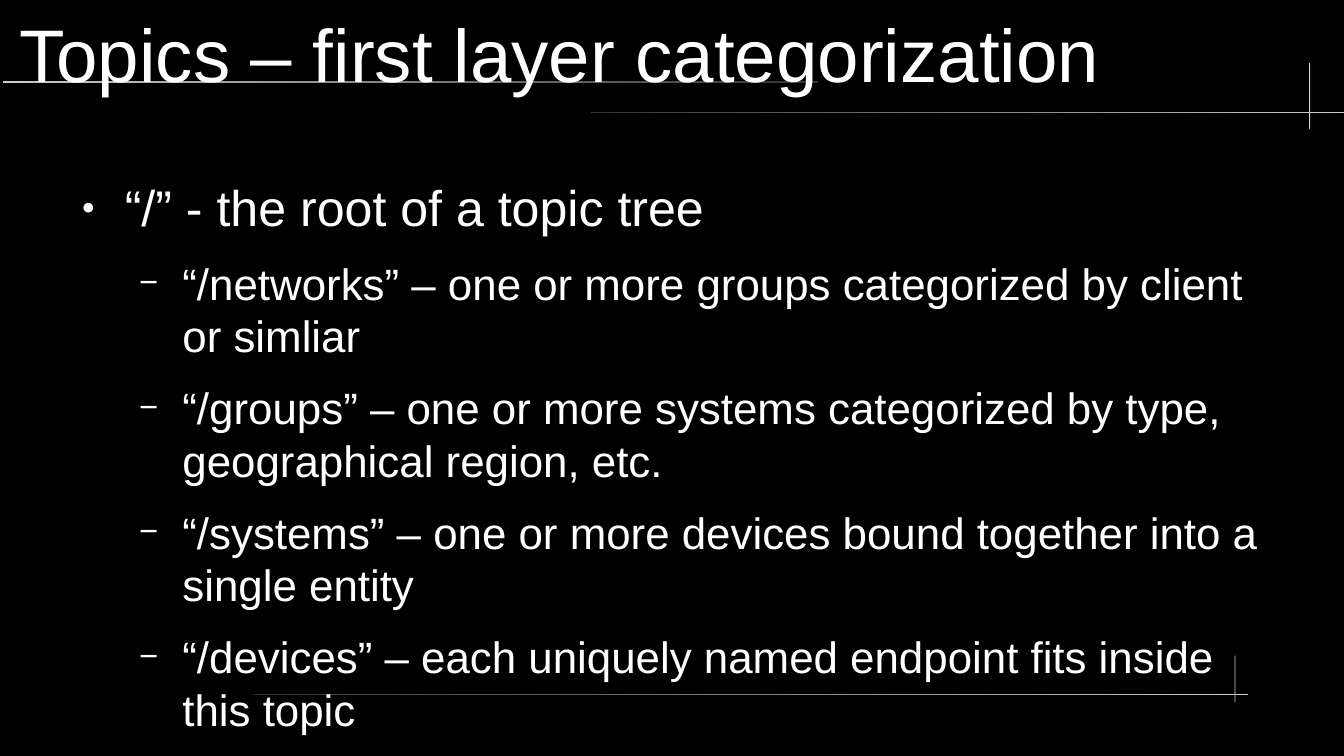
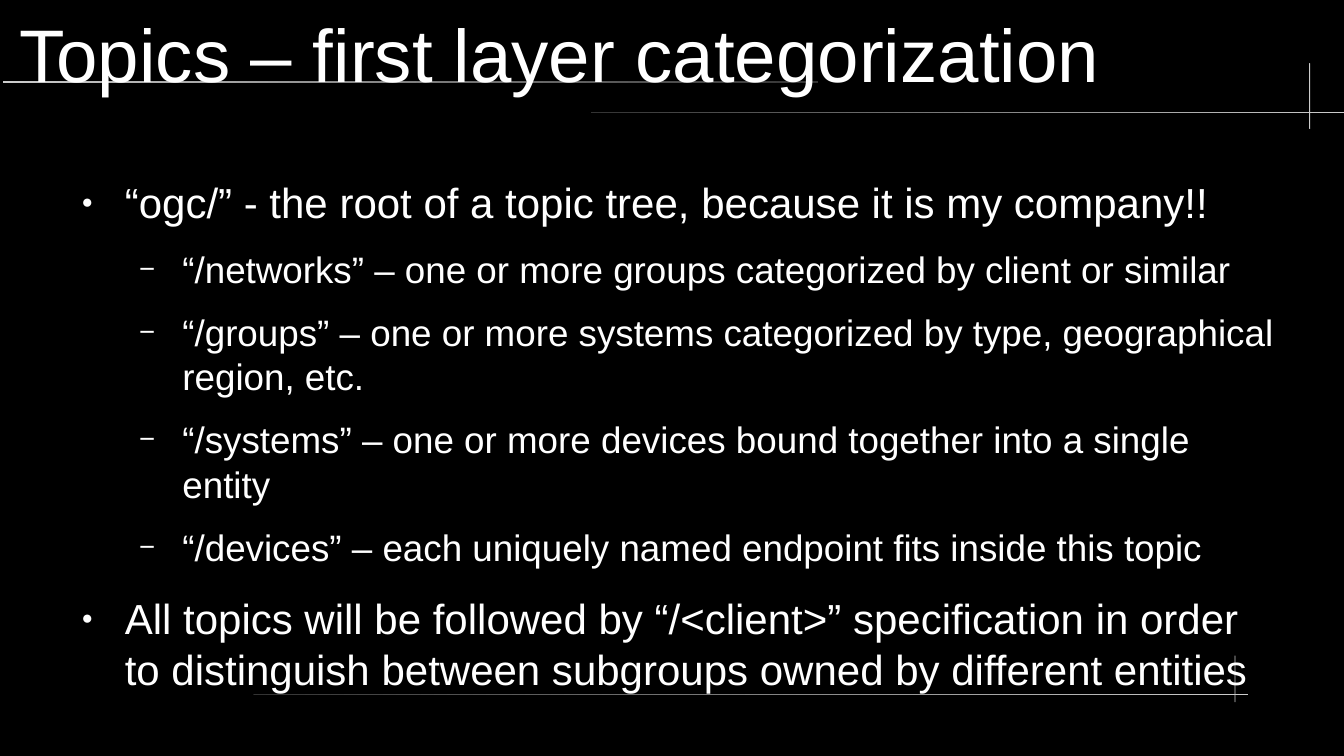
Before and after one commit to kz5ee/mqtt-host-client, a slide deck: slide 5 of ogc-network-mqtt.odp. Drawn at 1344x756 pixels with LibreOffice and Linux fonts; fonts in the diff are those of the drawing. Boxes give left, top, right and bottom in pixels: in the first picture for what was removed or moved away, otherwise in the second. Text is boxed around its words. In the diff, an @@ line names an element or a change of style, - is before the commit and + after.

```diff
--- a/ogc-network-mqtt.odp
+++ b/ogc-network-mqtt.odp
@@ text at (125, 187, 1230, 290): text changed; size 25.9 to 21.7 pt @@
-● “/” - the root of a topic tree
-  − “/networks” – one or more groups categorized by client or simliar
+● “ogc/” - the root of a topic tree, because it is my company!!
+  − “/networks” – one or more groups categorized by client or similar
@@ text at (182, 319, 1274, 568): size 25.9 to 21.7 pt in "“/groups” – one or more systems categorized ...", "“/systems” – one or more devices bound ...", "“/devices” – each uniquely named endpoint fits ..." @@
@@ text at (125, 603, 1247, 693): paragraph added @@
+● All topics will be followed by “/<client>” specification in order to distinguish between subgroups owned by different entities
```
Also in this commit, not shown: 6 other slides changed, 3 slides added, 1 slide removed.
